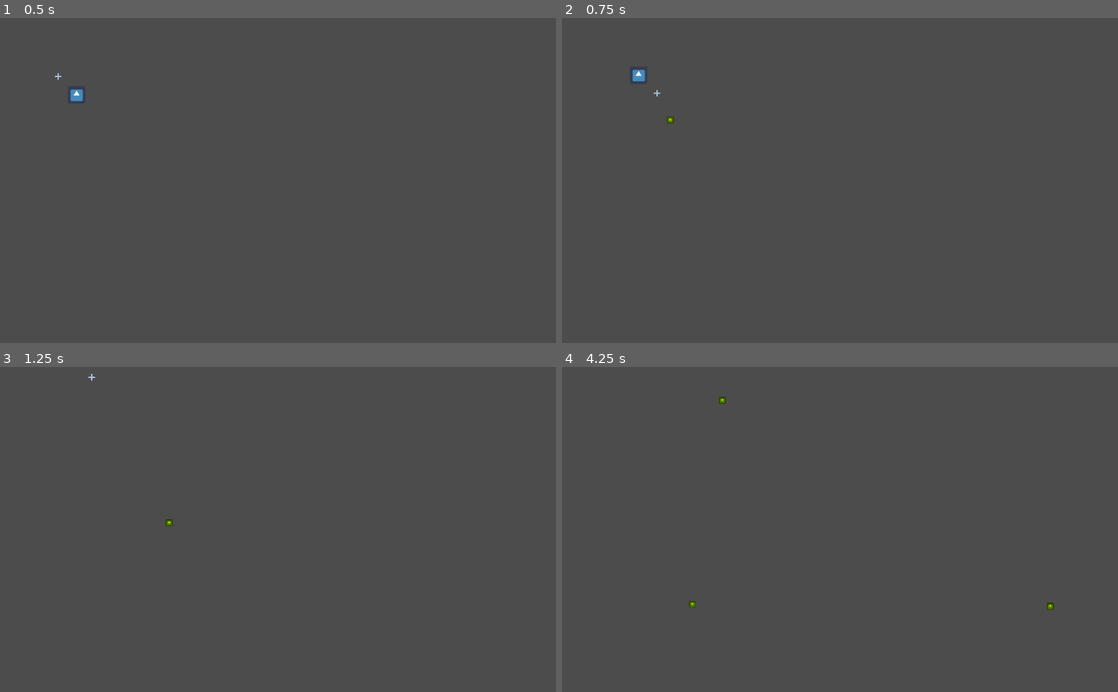
Above: before the commit, frames 1-4 (two rows, left to right).
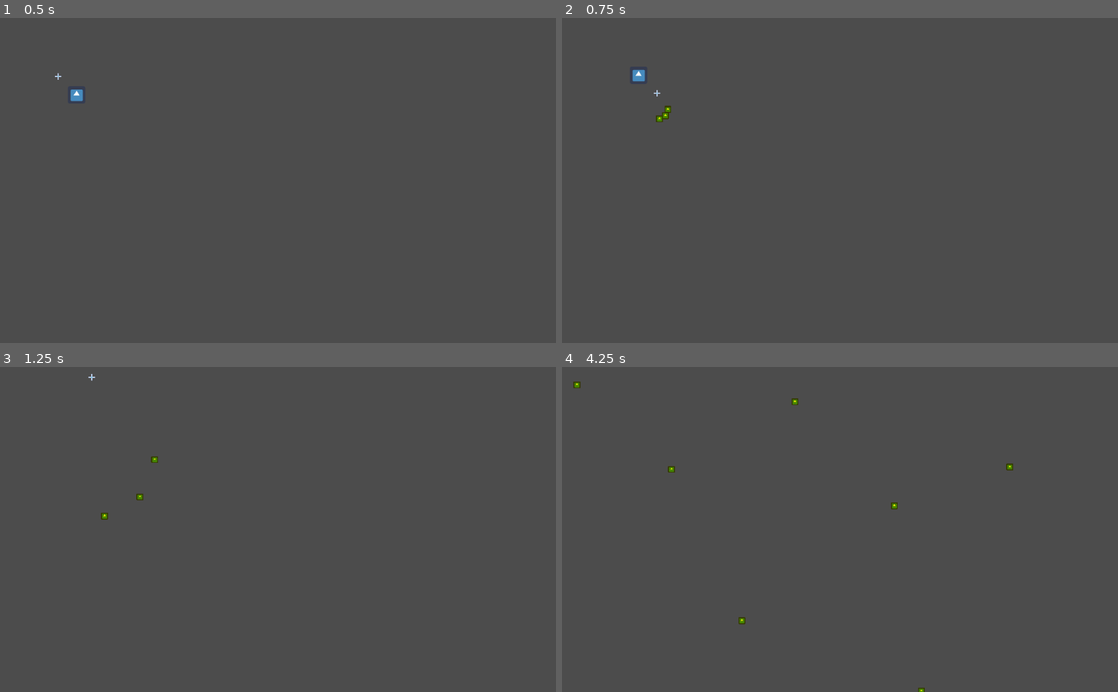
Above: after the commit, the same moments.

Repository: JUB-Yoush/yudum2
Game: Godot game, scene res://src/main/Main.tscn
Two runs of this game, one before a commit and one after it. Both use one fixed random seed, a clock stepped at 60 frames per second and the inputs below. The engine's default icon, where the game draws it, is replaced by a stand-in: a white triangle on a blue panel in a dark square.
Inputs (mouse positions are in pixels of both pictures, inside the frame that each line leads up to):
- Up to frame 1 (0.5 s): no input
- Up to frame 2 (0.75 s): tap Enter at 0.5 s; move the mouse to (812, 245) at 0.52 s; hold W (up) from 0.53 s (still down); click (812, 245) at 0.6 s
- Up to frame 3 (1.25 s): keep holding W (up)
- Up to frame 4 (4.25 s): move the mouse to (1006, 578) at 1.27 s; click (1006, 578) at 1.35 s; move the mouse to (673, 480) at 2.02 s; release W (up) at 2.03 s; hold A (left) 2.03-3.53 s; click (673, 480) at 2.1 s; move the mouse to (867, 529) at 2.77 s; click (867, 529) at 2.85 s; move the mouse to (756, 448) at 3.52 s; hold S (down) from 3.53 s (still down); click (756, 448) at 3.6 s

Frame 1 is identical in both runs. In frame 2, 0.1% of the frame differs, in the area x 16-21%, y 26-33%; in frame 3, 0.1%; in frame 4, 0.3%, in the area x 2-89%, y 4-100%.

Commit message:
made other shot type, cleaned up a bit

Diff:
--- a/src/Projectiles/projectile-paths/BaseProjectilePath.gd
+++ b/src/Projectiles/projectile-paths/BaseProjectilePath.gd
@@ -3,8 +3,7 @@
 
 var ProjTypeScene:PackedScene
 
-var projType:ProjectileType
-var velocity:Vector2 = Vector2.ZERO
+var projInstance:ProjectileType
 var crosshair_position:Vector2
 var player_position:Vector2
 var crosshair_angle:float
@@ -12,7 +11,6 @@
 var speed:int
 
 func _ready() -> void:
-	projType = ProjTypeScene.instance()
 	pass
 
 func update_velocity() -> void:
--- a/src/Projectiles/projectile-paths/StraighSinglePath.gd
+++ b/src/Projectiles/projectile-paths/StraighSinglePath.gd
@@ -1,16 +1,17 @@
 extends ProjectilePath
 
-
+var velocity:Vector2 = Vector2.ZERO
 
 
 func _ready() -> void:
+	projInstance = ProjTypeScene.instance()
 	speed = 5
-	projType.position = position
-	get_parent().add_child(projType)
+	projInstance.position = position
+	get_parent().add_child(projInstance)
 
 
 func update_velocity() -> void:
 	velocity = crosshair_vector.normalized() * speed
 
 func _physics_process(delta: float) -> void:
-	projType.position += velocity
+	projInstance.position += velocity
--- /dev/null
+++ b/src/Projectiles/projectile-paths/ThreeWayPath.gd
@@ -0,0 +1,36 @@
+extends ProjectilePath
+
+onready var projInstance1:ProjectileType = ProjTypeScene.instance()
+onready var projInstance2:ProjectileType = ProjTypeScene.instance()
+onready var projInstance3:ProjectileType = ProjTypeScene.instance()
+
+var proj1Velocity:Vector2 = Vector2.ZERO
+var proj2Velocity:Vector2 = Vector2.ZERO
+var proj3Velocity:Vector2 = Vector2.ZERO
+
+var proj2Offset:float = 0.7
+var proj3Offset:float = -0.7
+
+func _ready() -> void:
+	speed = 3
+	projInstance1.position = position
+	projInstance2.position = position
+	projInstance3.position = position
+	get_parent().add_child(projInstance1)
+	get_parent().add_child(projInstance2)
+	get_parent().add_child(projInstance3)
+
+
+func update_velocity() -> void:
+	var proj2Angle = crosshair_vector.normalized().angle() + proj2Offset
+	var proj2Vector = Vector2(cos(proj2Angle),sin(proj2Angle))
+	var proj3Angle = crosshair_vector.normalized().angle() + proj3Offset
+	var proj3Vector = Vector2(cos(proj3Angle),sin(proj3Angle))
+	proj1Velocity = crosshair_vector.normalized() * speed
+	proj2Velocity = proj2Vector * speed
+	proj3Velocity = proj3Vector * speed
+
+func _physics_process(delta: float) -> void:
+	projInstance1.position += proj1Velocity
+	projInstance2.position += proj2Velocity
+	projInstance3.position += proj3Velocity
--- /dev/null
+++ b/src/Projectiles/projectile-paths/ThreeWayPath.tscn
@@ -0,0 +1,7 @@
+[gd_scene load_steps=3 format=2]
+
+[ext_resource path="res://src/Projectiles/projectile-paths/BaseProjectilePath.tscn" type="PackedScene" id=1]
+[ext_resource path="res://src/Projectiles/projectile-paths/ThreeWayPath.gd" type="Script" id=2]
+
+[node name="ThreeWayPath" instance=ExtResource( 1 )]
+script = ExtResource( 2 )
--- a/src/Projectiles/projectile.gd
+++ /dev/null
@@ -1,12 +0,0 @@
-extends Node2D
-
-export var projType:PackedScene
-var projPath:ProjectilePath
-var proj_path = projPath.new()
-
-func _ready() -> void:
-	make_proj_type()
-
-func make_proj_type():
-
-	pass
--- a/src/Projectiles/projectile.tscn
+++ /dev/null
@@ -1,6 +0,0 @@
-[gd_scene load_steps=2 format=2]
-
-[ext_resource path="res://src/Projectiles/projectile.gd" type="Script" id=1]
-
-[node name="Projectile" type="Node2D"]
-script = ExtResource( 1 )
--- a/src/player/Player.gd
+++ b/src/player/Player.gd
@@ -8,7 +8,7 @@
 var crosshair_y
 
 var proj_type_path:String = "res://src/Projectiles/projectile-types/Lemon.tscn"
-var proj_path_path:String = "res://src/Projectiles/projectile-paths/StraighSinglePath.tscn"
+var proj_path_path:String = "res://src/Projectiles/projectile-paths/ThreeWayPath.tscn"
 var ProjTypeScene:PackedScene = load(proj_type_path)
 var ProjPathScene:PackedScene = load(proj_path_path)
 
@@ -50,6 +50,7 @@
 	if Input.is_action_just_pressed("shoot"):
 		var projSpawner:ProjectilePath = ProjPathScene.instance()
 		projSpawner.ProjTypeScene = ProjTypeScene
+		print(projSpawner.ProjTypeScene)
 		projSpawner.position = crosshair.global_position
 		projSpawner.player_position = position
 		projSpawner.crosshair_vector = Vector2(crosshair_x,crosshair_y)
